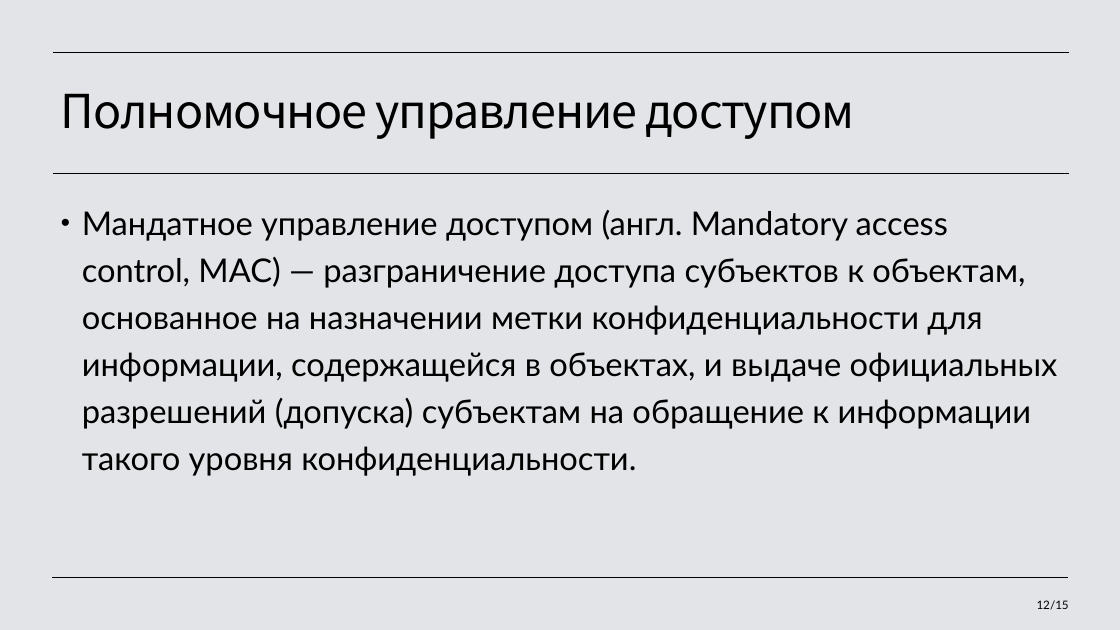
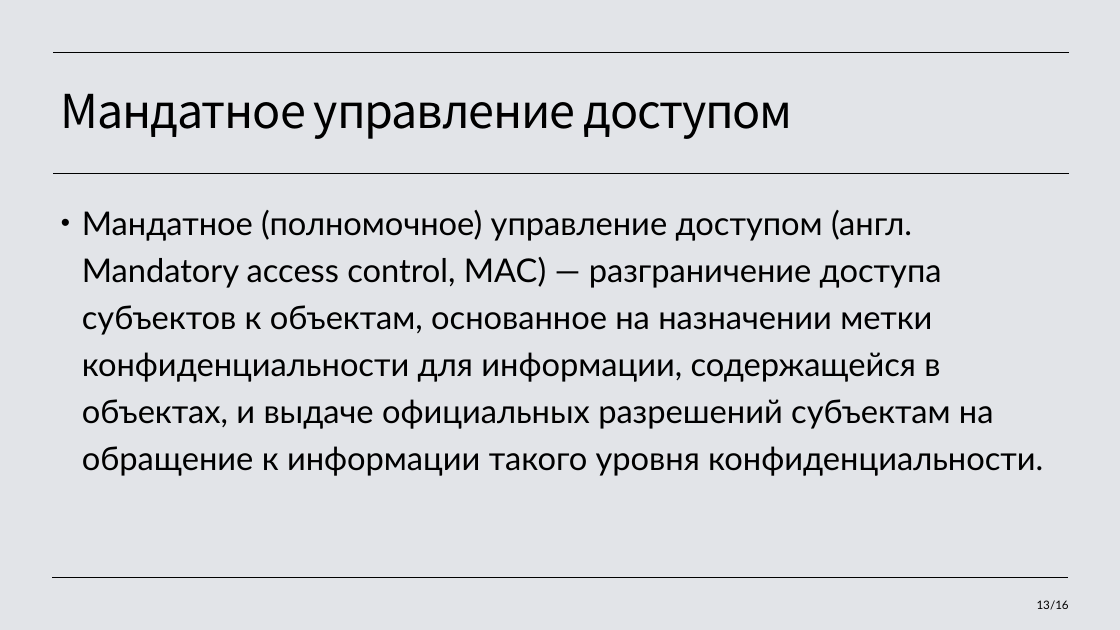
Before and after one commit to LiliyaPonomareva/Information-Security, a slide deck: slide 13 of paper/Идентификация и аутентификация, управление доступом.pptx (slide 12 before the commit). Drawn at 1120x630 pixels with LibreOffice and Linux fonts; fonts in the diff are those of the drawing. Boxes give left, top, right and bottom in pixels: in the first picture for what was removed or moved away, otherwise in the second. Text is boxed around its words. In the diff, an @@ line names an element or a change of style, - is before the commit and + after.

```diff
--- a/paper/Идентификация и аутентификация, управление доступом.pptx
+++ b/paper/Идентификация и аутентификация, управление доступом.pptx
@@ title at [61,93,793,139]: text changed @@
-Полномочное управление доступом
+Мандатное управление доступом
@@ text at [82,210,1043,476]: text changed @@
-• Мандатное управление доступом (англ. Mandatory access control, MAC) — разграничение доступа субъектов к объектам, основанное на назначении метки конфиденциальности для информации, содержащейся в объектах, и выдаче официальных разрешений (допуска) субъектам на обращение к информации такого уровня конфиденциальности.
+• Мандатное (полномочное) управление доступом (англ. Mandatory access control, MAC) — разграничение доступа субъектов к объектам, основанное на назначении метки конфиденциальности для информации, содержащейся в объектах, и выдаче официальных разрешений субъектам на обращение к информации такого уровня конфиденциальности.
@@ page number at [1037,600,1069,610]: text changed @@
-12/15
+13/16
```
Also in this commit, not shown: 9 other slides changed, 1 slide added, 35 other files.
